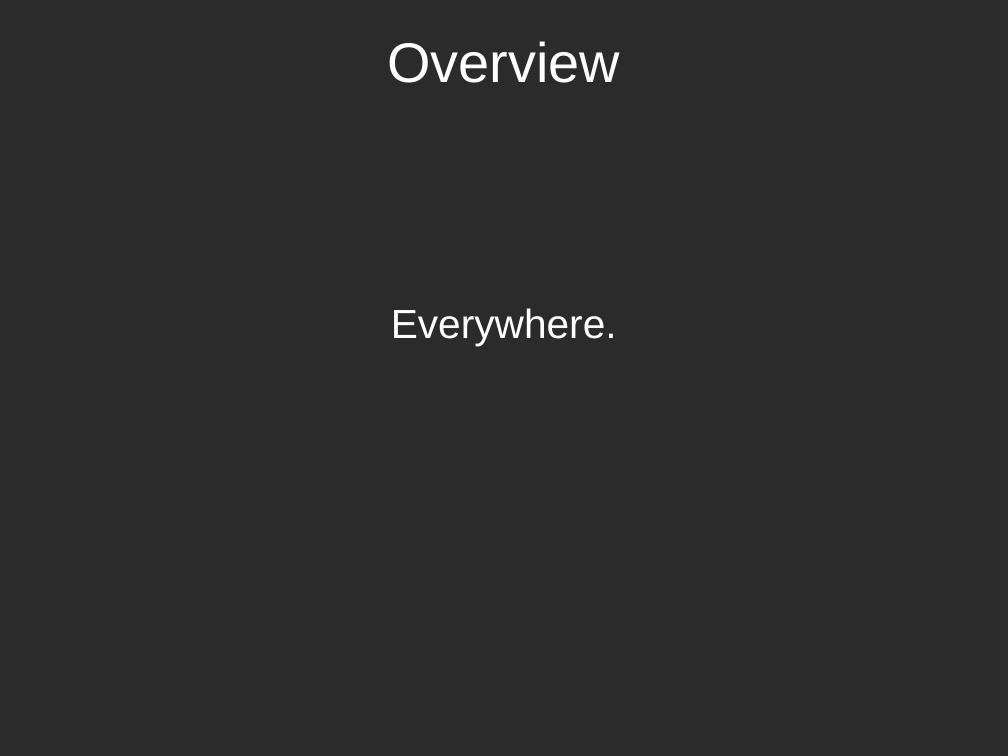
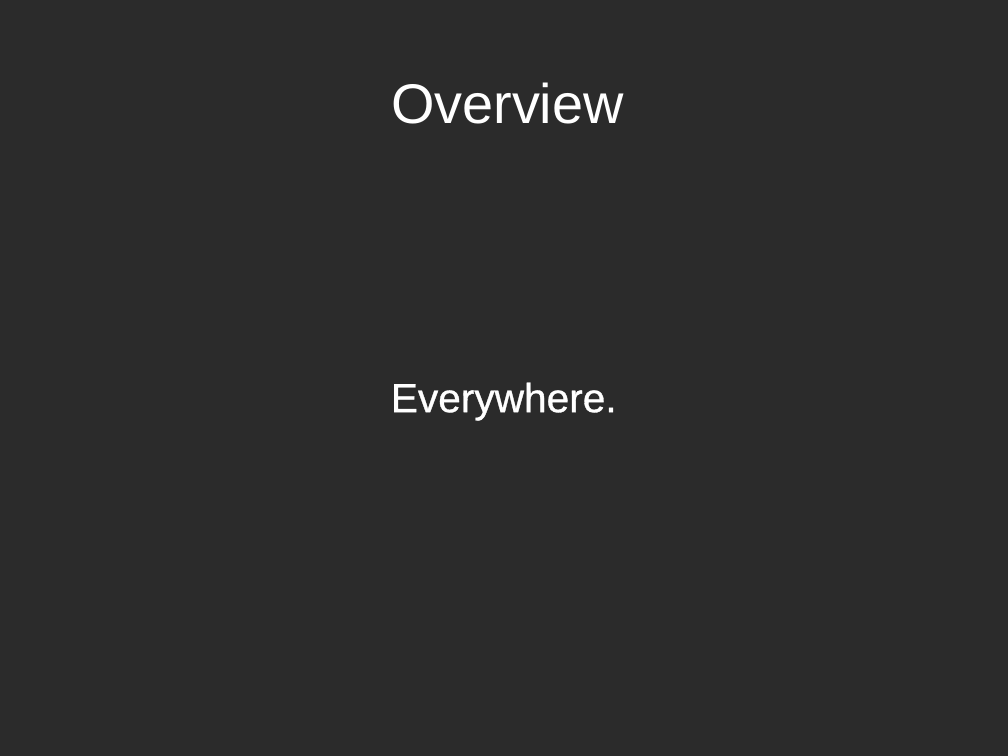
Before and after one commit to bobby-vandiver/cs485-xna-final, a slide deck: slide 8 of team3.odp. Drawn at 1008x756 pixels with LibreOffice and Linux fonts; fonts in the diff are those of the drawing; background and template pictures are left out; a plain dark background stands for a picture behind light text. Boxes give left, top, right and bottom in pixels: in the first picture for what was removed or moved away, otherwise in the second. Text is boxed around its words. In the diff, an @@ line names an element or a change of style, - is before the commit and + after.

Commit message:
Changing font color on slides.

```diff
--- a/team3.odp
+++ b/team3.odp
@@ subtitle "Everywhere." at (391, 382, 617, 419): letter outline none to #FFFFFF 0.75 pt @@
@@ title "Overview": place and size @@
-title "Overview" at (387, 41, 620, 83)
+title "Overview" at (391, 82, 624, 124)
```
Also in this commit, not shown: 13 other slides changed.
